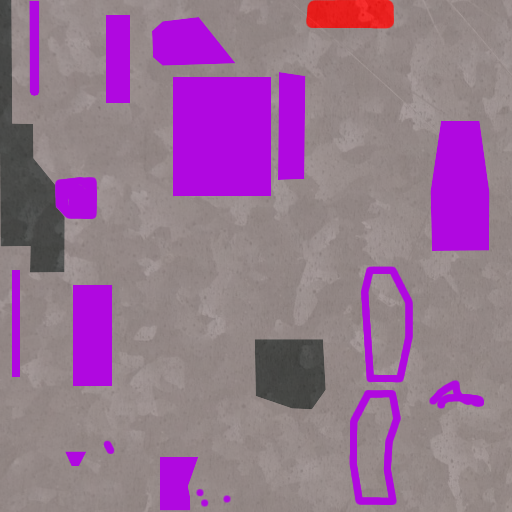
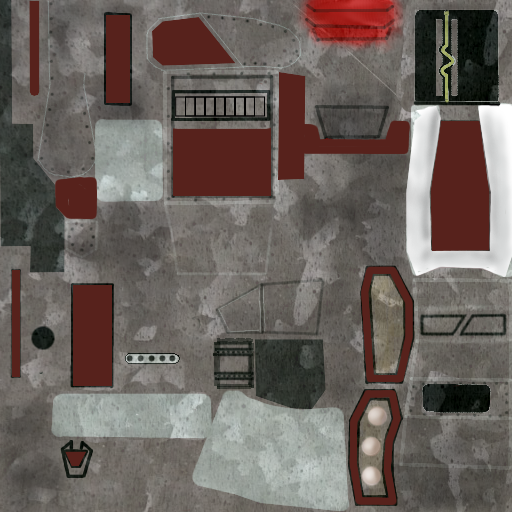
Comparing the layer stacks of the two w=512, h=512 images. Changes:
painted on "teamcolor" over left=12, top=0, right=490, bottom=511
added layer "shadows" above "Pasted Layer" over left=0, top=0, right=512, bottom=512
"Pasted Layer": opacity 20% → 35%, painted on it over left=0, top=0, right=512, bottom=512
painted on "back" over left=10, top=0, right=512, bottom=512
